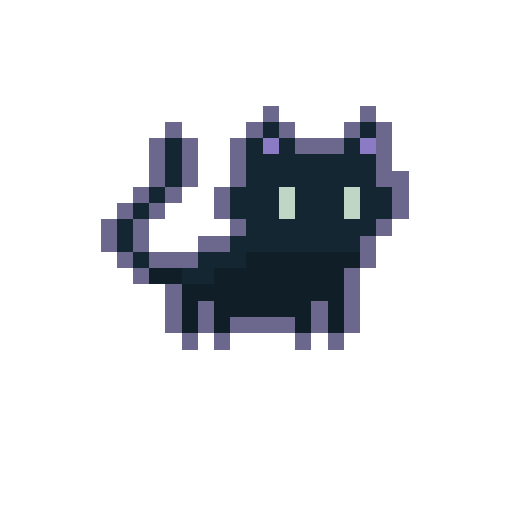
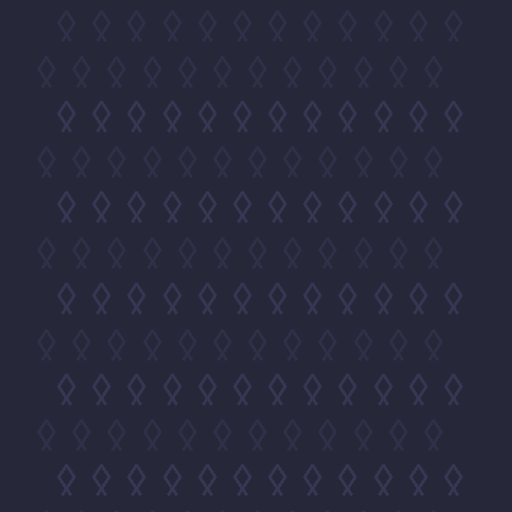
Layered file, before and after one edit (512 x 512). Changes by layer:
hid "Layer 1" over [101, 106, 409, 350]
showed "Layer 5 copy 9" over [37, 10, 463, 512]
showed "Layer 0" over [0, 0, 512, 512]
